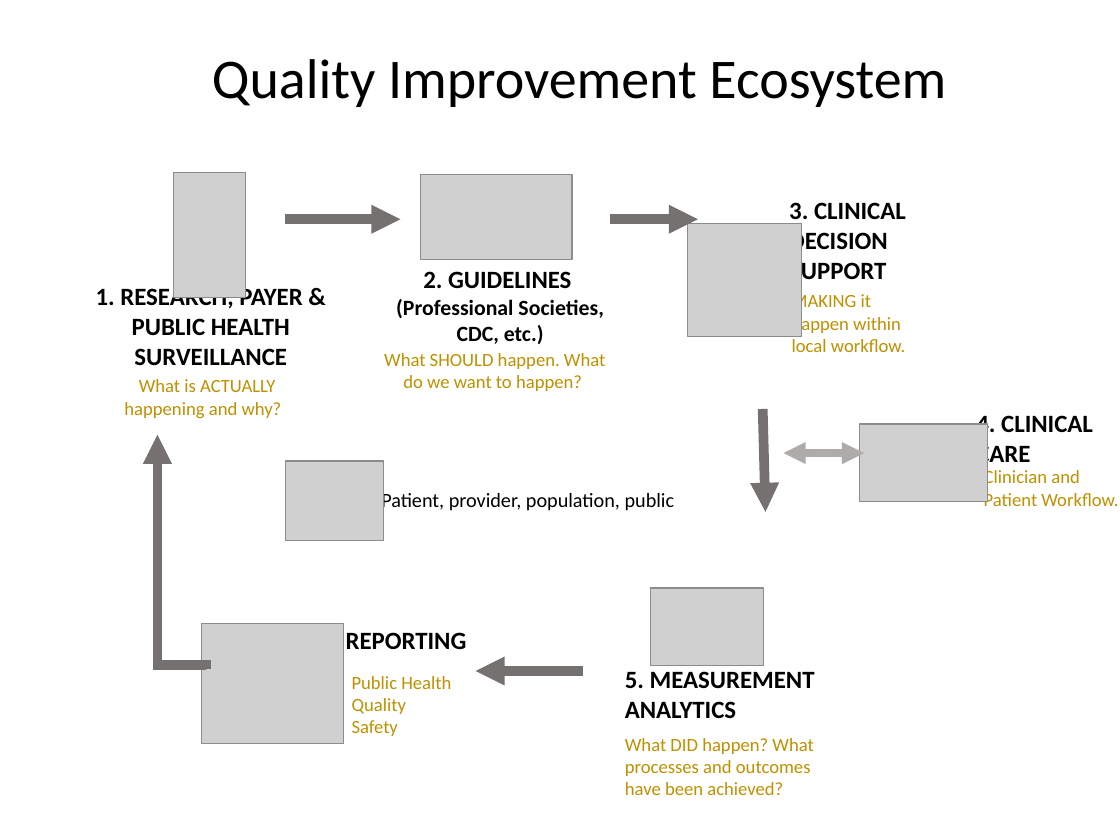
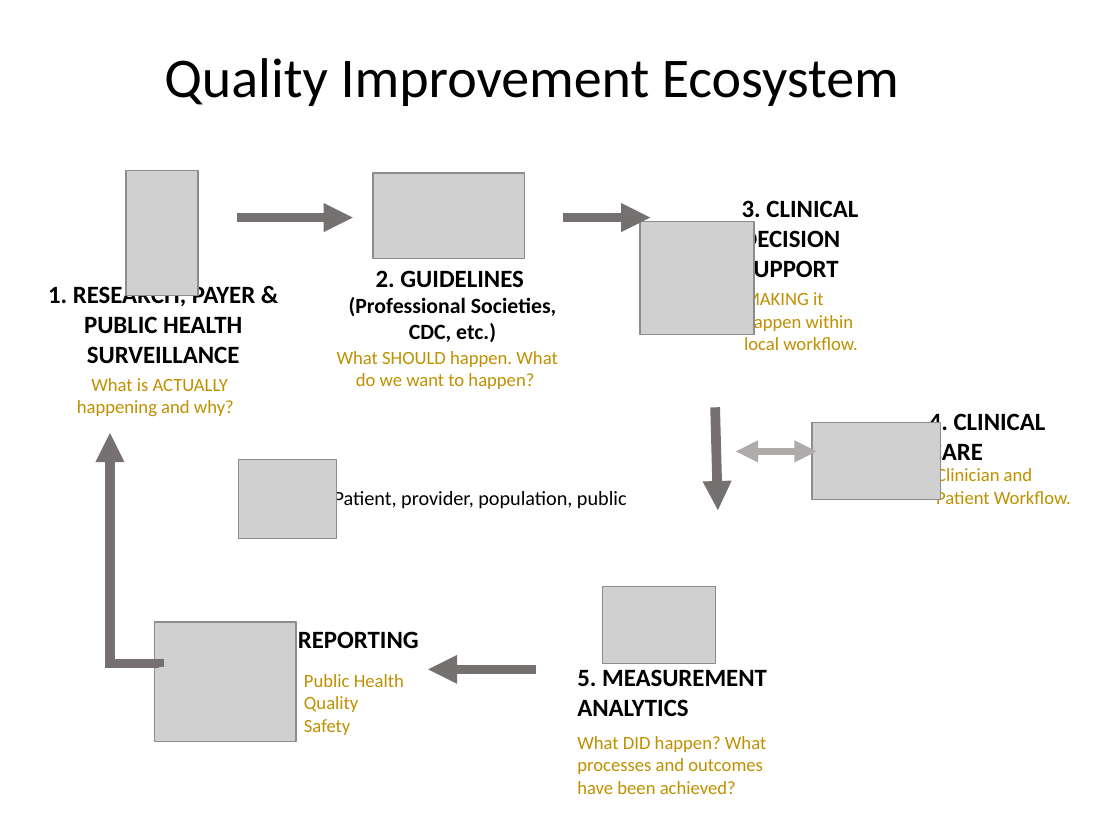
Before and after one commit to HL7/cqf-measures, a slide deck: slide 2 of diagrams/Quality Improvement Life Cycle.pptx. Drawn at 1120x840 pixels with LibreOffice and Linux fonts; fonts in the diff are those of the drawing; grey boxes stand for pictures. Boxes give left, top, right and bottom in pixels: in the first picture for what was removed or moved away, otherwise in the second. Text is boxed around its words. In the diff, an @@ line names an element or a change of style, - is before the commit and + after.

```diff
--- a/diagrams/Quality Improvement Life Cycle.pptx
+++ b/diagrams/Quality Improvement Life Cycle.pptx
@@ picture added at box(125, 170, 197, 296) @@
@@ picture removed at box(174, 172, 245, 298) @@
@@ 2 texts, 1 double arrow, 1 picture: place and size @@
-2 texts, 1 double arrow, 1 picture at box(96, 175, 865, 454)
+2 texts, 1 double arrow, 1 picture at box(48, 172, 816, 451)
@@ arrow moved from (284, 220) - (400, 220) to (237, 217) - (353, 217) @@
@@ arrow moved from (610, 220) - (698, 220) to (563, 217) - (651, 217) @@
@@ 6 texts, 2 pictures, 1 arrow: place and size @@
-6 texts, 2 pictures, 1 arrow at box(202, 59, 946, 795)
+6 texts, 2 pictures, 1 arrow at box(155, 58, 899, 794)
@@ 6 texts, 3 pictures, 1 arrow, 1 elbow arrow: place and size @@
-6 texts, 3 pictures, 1 arrow, 1 elbow arrow at box(124, 202, 1118, 736)
+6 texts, 3 pictures, 1 arrow, 1 elbow arrow at box(77, 200, 1071, 735)
```
Also in this commit, not shown: 1 slide added, 1 other file.
